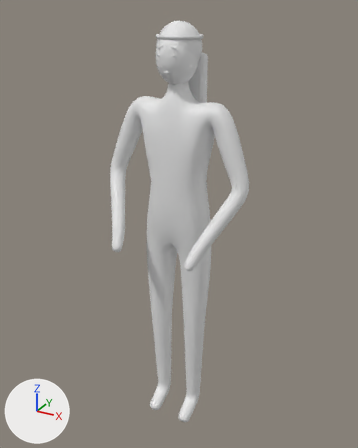
One commit to the FBX model Assets/HuaShang/Resources/HuaShang/Art/Characters/SK_aFuLuoDiTe.fbx: the scene before it, then after it.
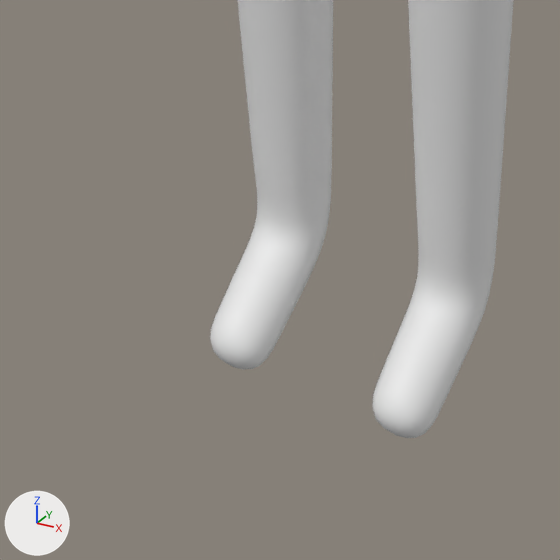
The first picture shows the older version from a 50 mm lens placed at (0.873, -1.585, 1.73), pointed at (0.01, -0.015, 0.945). The close-ups show the older and then the newer version on the part from 32% to 59% of the width and 77% to 99% of the height of that picture. Only the edits that show in the close-ups are written down. Every picture has the same lights, and +X, +Y and +Z are marked at lower left. Where no turn or scale is listed for an object, it has been applied to the vertices.

Objects in the first close-up: 'Body'.
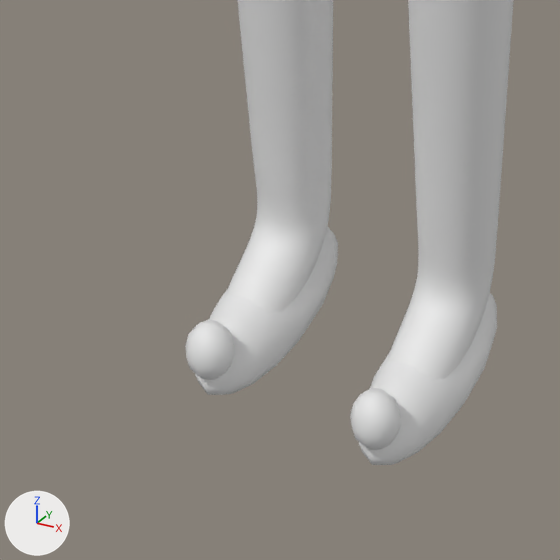
Changed parts and their boxes (x1, y1, x2, y2) in the close-ups (560 x 560 px):
'Shoe.001', added
    after: (195, 227, 338, 395)
'Shoe', added
    after: (359, 293, 497, 465)
'ShoeTip', added
    after: (350, 388, 401, 450)
'ShoeTip.001', added
    after: (185, 320, 234, 380)

What the commit changed:
Mesh me_shoetip is new.
It is a UV sphere (10 segments, 6 rings, poles along z) spanning x 0.056..0.094, y -0.155..-0.115, z 0.045..0.095.
It uses material mat_m_lacquer_red (white #e7e7e7).
Mesh me_shoetip_001 is new.
It is a UV sphere (10 segments, 6 rings, poles along z) spanning x -0.094..-0.056, y -0.155..-0.115, z 0.045..0.095.
It uses material mat_m_lacquer_red (white #e7e7e7).
Mesh me_shoe is new.
It has 146 vertices, 160 faces and spans x 0.04..0.11, y -0.145..0.055, z 0.0..0.08.
It uses material mat_m_lacquer_red (white #e7e7e7).
Mesh me_shoe_001 is new.
It has 146 vertices, 160 faces and spans x -0.11..-0.04, y -0.145..0.055, z 0.0..0.08.
It uses material mat_m_lacquer_red (white #e7e7e7).
Object 'ShoeTip' (ob_shoetip) is new; it shows me_shoetip.
Its location is (0.0, 0.0, 0.0).
Object 'ShoeTip.001' (ob_shoetip_001) is new; it shows me_shoetip_001.
Its location is (0.0, 0.0, 0.0).
Object 'Shoe' (ob_shoe) is new; it shows me_shoe.
Its location is (0.0, 0.0, 0.0).
Object 'Shoe.001' (ob_shoe_001) is new; it shows me_shoe_001.
Its location is (0.0, 0.0, 0.0).
